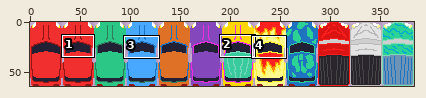
One commit to this sprite sheet: Studio Nogg/Sprite_Cars.png. Above: a wide view before the commit, with the close-up outlined.
Close-up. Before:
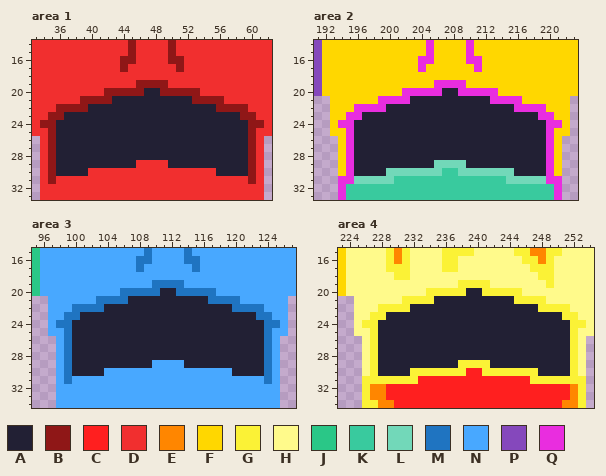
The file is 384x64 pixels. Colours within 5 levels of each other are drawn and written as one. Shown: area 1: x 33..62, y 14..33; area 2: x 191..223, y 14..33; area 3: x 95..127, y 15..34; area 4: x 223..254, y 15..34. The commit also changed other parts of the picture, which this record leaves out.
Palette (. is transparent): A #222034  B #8f1717  C #ff1f1f  D #f12f2f  E #ff8600  F #ffd700  G #fbf236  H #fffa8b  J #2ac787  K #39ca9e  L #72d8b9  M #1f74c1  N #48a8ff  P #8548bc  Q #e92ddf
The same view after the edit:
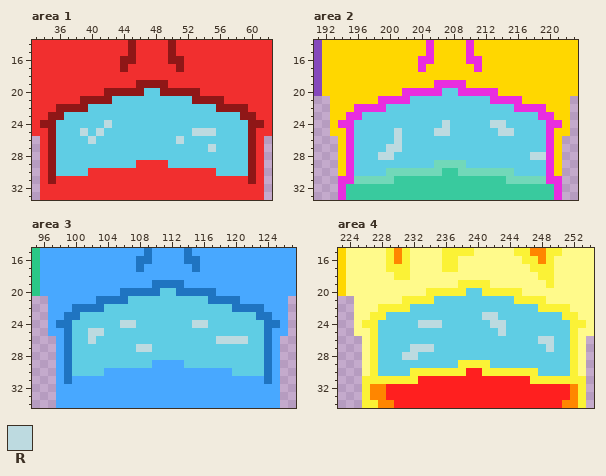
Colours new in this view: R #bddae0
Diff:
@@ palette @@
-A #222034
+A #5fcde4
--- area 1
@@ x 37..57 @@
 23 AAAAAAAAAAAAAAAAAAAAA
-24 AAAAAAAAAAAAAAAAAAAAA
-25 AAAAAAAAAAAAAAAAAAAAA
-26 AAAAAAAAAAAAAAAAAAAAA
-27 AAAAAAAAAAAAAAAAAAAAA
+24 AAAAARAAAAAAAAAAAAAAA
+25 AARARAAAAAAAAAAARRRAA
+26 AAARAAAAAAAAAARAAAAAA
+27 AAAAAAAAAAAAAAAAAARAA
 28 AAAAAAAAAAAAAAAAAAAAA
--- area 2
@@ x 191..223 @@
 23 ..FFQQAAAAAAAAAAAAAAAAAAAAAAQQFF.
-24 ..FQQAAAAAAAAAAAAAAAAAAAAAAAAQQF.
-25 ..FFQAAAAAAAAAAAAAAAAAAAAAAAAQFF.
-26 ...FQAAAAAAAAAAAAAAAAAAAAAAAAQF..
-27 ...FQAAAAAAAAAAAAAAAAAAAAAAAAQF..
-28 ...FQAAAAAAAAAAAAAAAAAAAAAAAAQF..
+24 ..FQQAAAAAAAAAAARAAAAARRAAAAAQQF.
+25 ..FFQAAAAARAAAARRAAAAAARRAAAAQFF.
+26 ...FQAAAAARAAAAAAAAAAAAAAAAAAQF..
+27 ...FQAAAARRAAAAAAAAAAAAAAAAAAQF..
+28 ...FQAAARRAAAAAAAAAAAAAAAAARRQF..
 29 ...FQAAAAAAAAAALLLLAAAAAAAAAAQF..
--- area 3
@@ x 95..127 @@
 23 ..NNMMAAAAAAAAAAAAAAAAAAAAAAMMNN.
-24 ..NMMAAAAAAAAAAAAAAAAAAAAAAAAMMN.
-25 ..NNMAAAAAAAAAAAAAAAAAAAAAAAAMNN.
-26 ...NMAAAAAAAAAAAAAAAAAAAAAAAAMN..
-27 ...NMAAAAAAAAAAAAAAAAAAAAAAAAMN..
+24 ..NMMAAAAAARRAAAAAAARRAAAAAAAMMN.
+25 ..NNMAARRAAAAAAAAAAAAAAAAAAAAMNN.
+26 ...NMAARAAAAAAAAAAAAAAARRRRAAMN..
+27 ...NMAAAAAAAARRAAAAAAAAAAAAAAMN..
 28 ...NMAAAAAAAAAAAAAAAAAAAAAAAAMN..
--- area 4
@@ x 223..254 @@
 22 ..HHHGGGGAAAAAAAAAAAAAAAAGGGGHHH
-23 ..HHGGAAAAAAAAAAAAAAAAAAAAAAGGHH
-24 ..HGGAAAAAAAAAAAAAAAAAAAAAAAAGGH
-25 ..HHGAAAAAAAAAAAAAAAAAAAAAAAAGHH
-26 ...HGAAAAAAAAAAAAAAAAAAAAAAAAGH.
-27 ...HGAAAAAAAAAAAAAAAAAAAAAAAAGH.
-28 ...HGAAAAAAAAAAAAAAAAAAAAAAAAGH.
+23 ..HHGGAAAAAAAAAAAARRAAAAAAAAGGHH
+24 ..HGGAAAAARRRAAAAAARRAAAAAAAAGGH
+25 ..HHGAAAAAAAAAAAAAAARAAAAAAAAGHH
+26 ...HGAAAAAAAAAAAAAAAAAAAARRAAGH.
+27 ...HGAAAARRRAAAAAAAAAAAAAARAAGH.
+28 ...HGAAARRAAAAAAAAAAAAAAAAAAAGH.
 29 ...HGAAAAAAAAAAGGGGAAAAAAAAAAGH.
Pixel boxes of the changes (left, top, right, bottom) in both close-ups:
changed: (56, 88, 248, 176)
changed: (354, 88, 546, 176)
changed: (72, 288, 264, 376)
changed: (378, 288, 570, 376)
